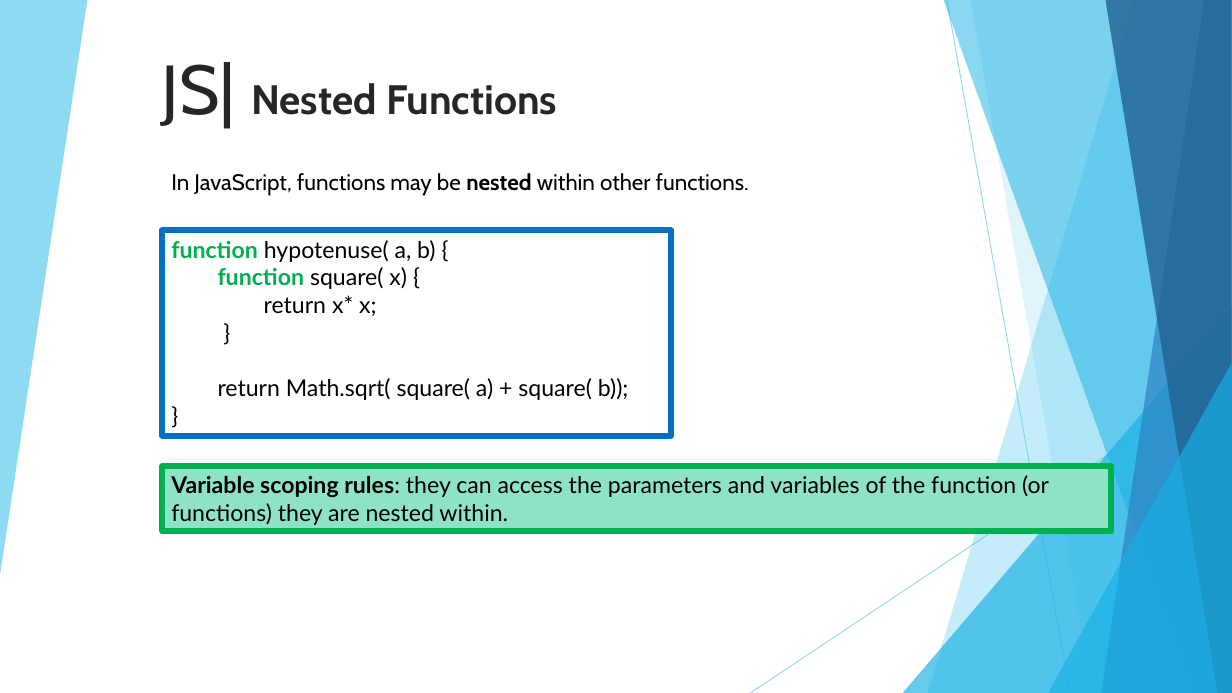
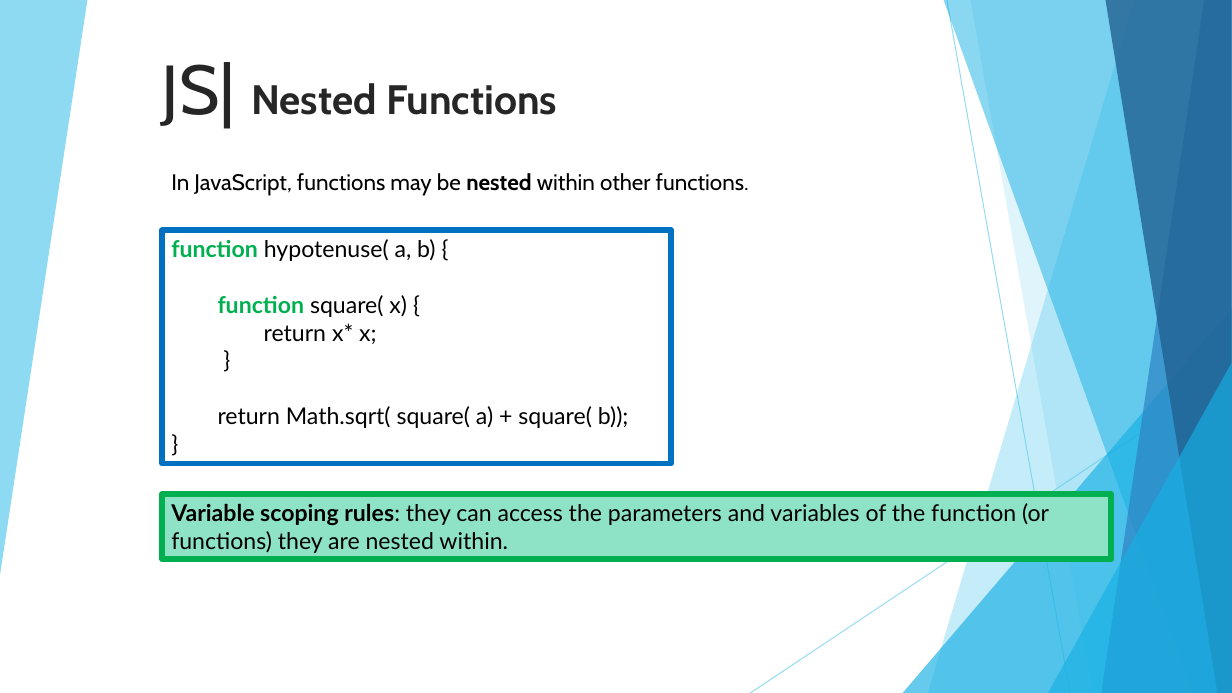
Before and after one commit to 01Primo/slides, a slide deck: slide 14 of 08_Javascript_Classes.pptx. Drawn at 1232x693 pixels with LibreOffice and Linux fonts; fonts in the diff are those of the drawing. Boxes give left, top, right and bottom in pixels: in the first picture for what was removed or moved away, otherwise in the second. Text is boxed around its words. In the diff, an @@ line names an element or a change of style, - is before the commit and + after.

```diff
--- a/08_Javascript_Classes.pptx
+++ b/08_Javascript_Classes.pptx
@@ rectangle "function hypotenuse( a, b) {": place and size @@
-rectangle "function hypotenuse( a, b) {" at box(163, 230, 672, 435)
+rectangle "function hypotenuse( a, b) {" at box(163, 230, 672, 463)
@@ rectangle "Variable scoping rules: they can ...": place and size @@
-rectangle "Variable scoping rules: they can ..." at box(163, 466, 1112, 531)
+rectangle "Variable scoping rules: they can ..." at box(163, 494, 1112, 560)
```
Also in this commit, not shown: 18 slides added, 1 slide removed.
